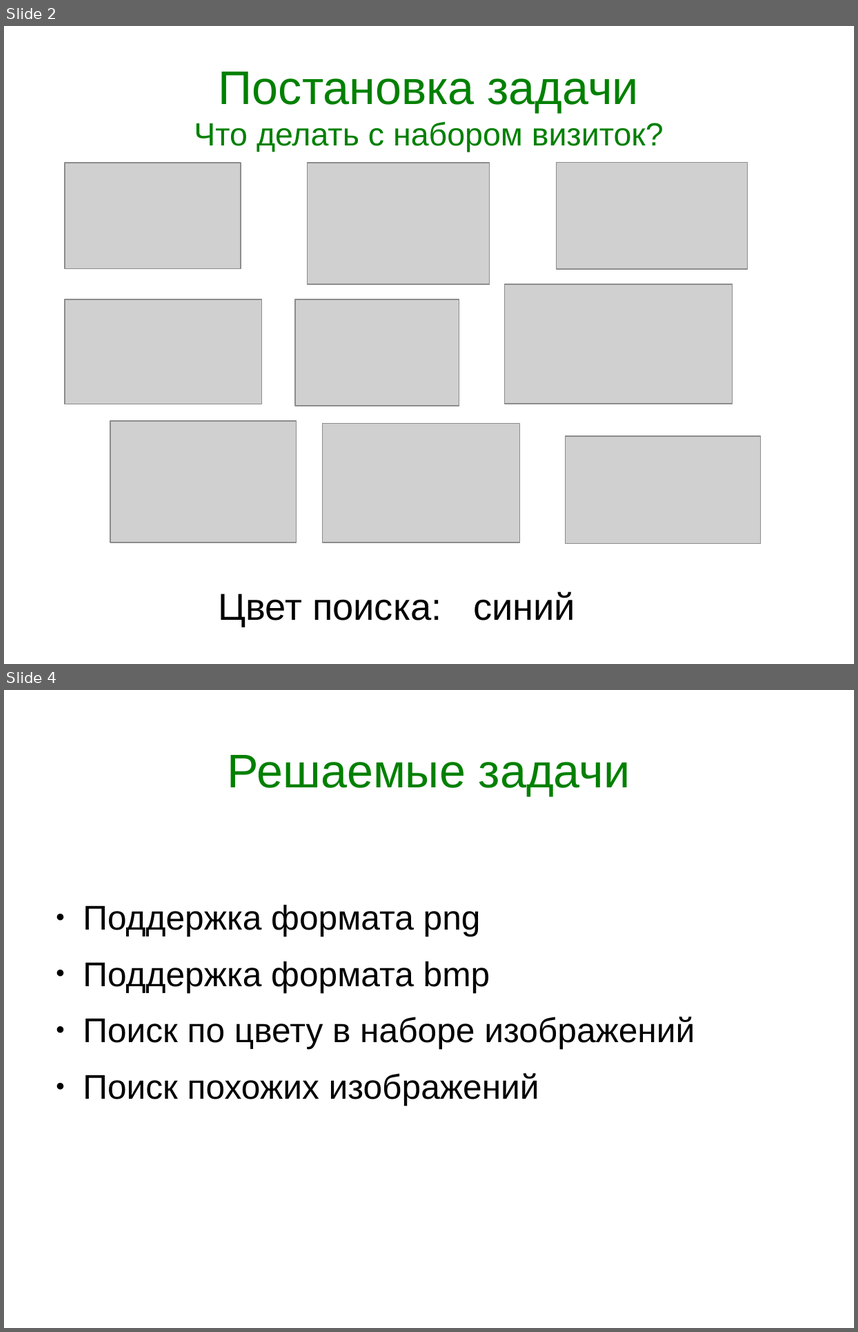
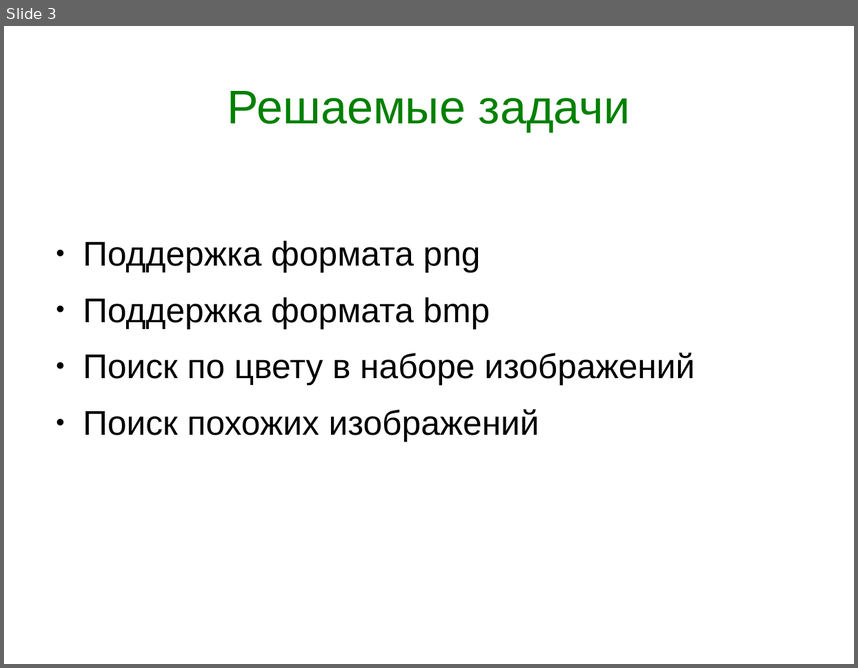
Before and after one commit to tipe/searchbycolor, a slide deck: Presentation.odp. Shown one above the other, each under a label of ours: slides 2 and 4 before the commit, slide 3 after it; the slides between them are not shown. The pictures are 858x1332 and 858x668 pixels, drawn with LibreOffice and Linux fonts; fonts in the diff are those of the drawing; grey boxes stand for pictures. Boxes give left, top, right and bottom in pixels: in the first picture for what was removed or moved away, otherwise in the second. Text is boxed around its words. In the diff, an @@ line names an element or a change of style, - is before the commit and + after.

```diff
--- a/Presentation.odp
+++ b/Presentation.odp
@@ slide 2 removed at (4, 26, 854, 664), background #FFFFFF @@
@@ title removed at (194, 72, 664, 152) @@
-Постановка задачи
-Что делать с набором визиток?
@@ picture removed at (65, 163, 241, 268) @@
@@ picture removed at (308, 163, 490, 283) @@
@@ picture removed at (557, 162, 749, 269) @@
@@ picture removed at (506, 285, 733, 404) @@
@@ picture removed at (65, 299, 263, 404) @@
@@ picture removed at (296, 299, 460, 405) @@
@@ picture removed at (110, 421, 297, 542) @@
@@ picture removed at (323, 423, 520, 543) @@
@@ picture removed at (566, 436, 761, 543) @@
@@ text removed at (218, 593, 441, 627) @@
-Цвет поиска:
@@ text removed at (473, 591, 575, 620) @@
-синий
@@ what was slide 4 is now slide 3 @@
```
Also in this commit, not shown: 2 slides changed, 7 slides added, 3 other slides removed.
